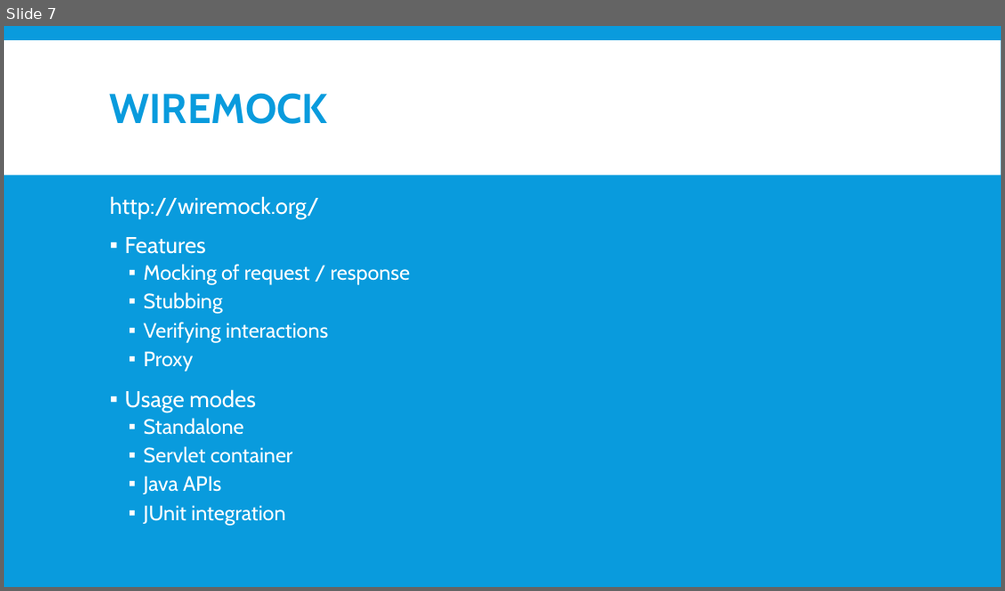
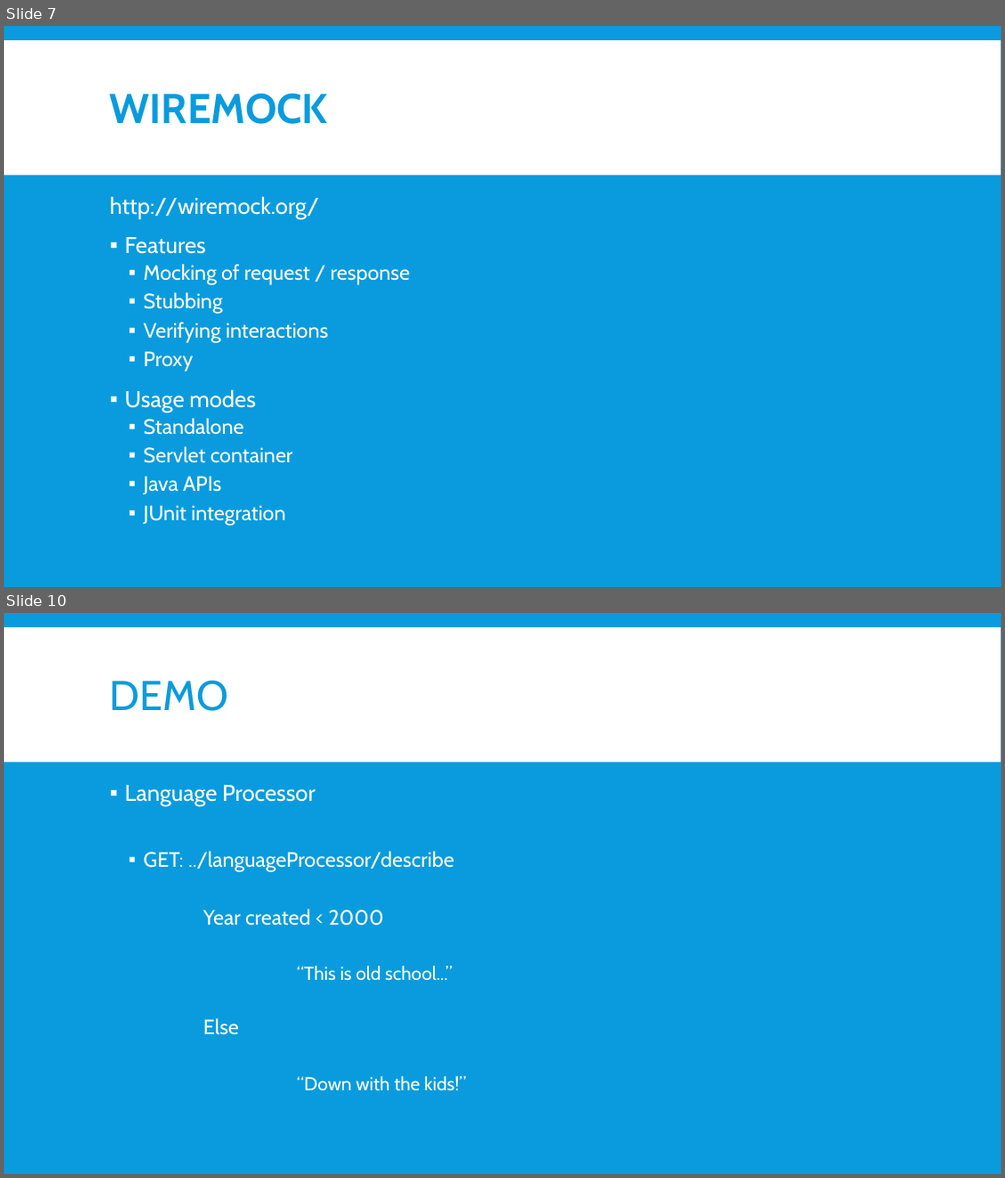
Before and after one commit to nickebbitt/wiremock-examples, a slide deck: mjc_lighning_talk_20161020.pptx. Shown one above the other, each under a label of ours: slide 7 before the commit, slides 7 and 10 after it; the slides between them are not shown. The pictures are 1005x591 and 1005x1178 pixels, drawn with LibreOffice and Linux fonts; fonts in the diff are those of the drawing. Boxes give left, top, right and bottom in pixels: in the first picture for what was removed or moved away, otherwise in the second. Text is boxed around its words. In the diff, an @@ line names an element or a change of style, - is before the commit and + after.

```diff
--- a/mjc_lighning_talk_20161020.pptx
+++ b/mjc_lighning_talk_20161020.pptx
@@ slide 10 added at (4, 613, 1001, 1174), background #099BDD; not listed: 1 template element that a slide beside it also shows @@
@@ title added at (110, 680, 228, 711), 40 pt, text #099BDD @@
+DEMO
@@ text added at (125, 785, 466, 1091), 20 pt, text #FFFFFF @@
+▪ Language Processor
+  ▪ GET: ../languageProcessor/describe
+  Year created < 2000
+    “This is old school...”
+  Else
+    “Down with the kids!”
```
Also in this commit, not shown: 1 slide changed, 1 other slide added, 6 other files.
